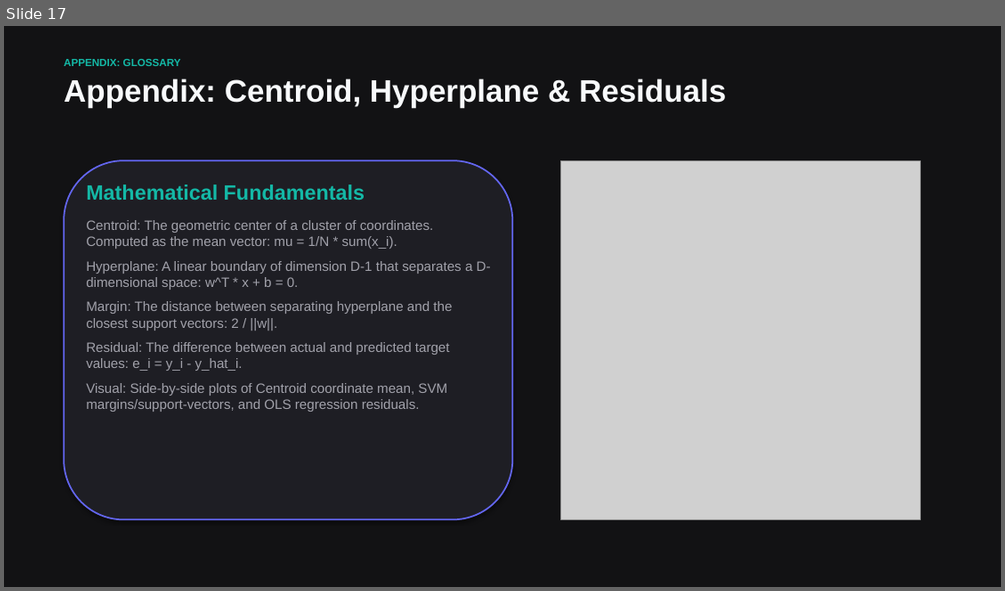
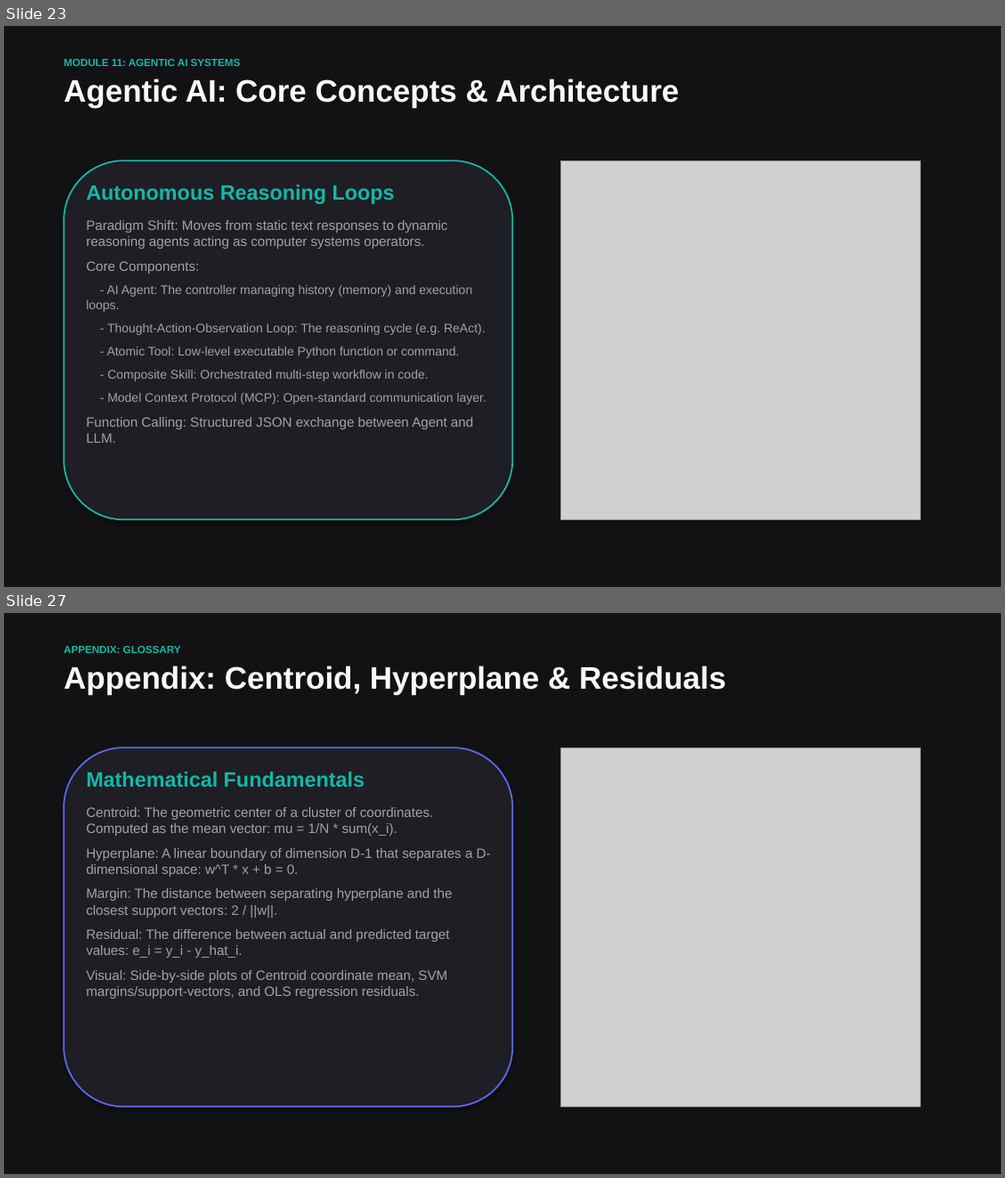
Before and after one commit to vdonthireddy/ai-course, a slide deck: machine_learning_fundamentals.pptx. Shown one above the other, each under a label of ours: slide 17 before the commit, slides 23 and 27 after it; the slides between them are not shown. The pictures are 1005x591 and 1005x1178 pixels, drawn with LibreOffice and Linux fonts; fonts in the diff are those of the drawing; grey boxes stand for pictures. Boxes give left, top, right and bottom in pixels: in the first picture for what was removed or moved away, otherwise in the second. Text is boxed around its words. In the diff, an @@ line names an element or a change of style, - is before the commit and + after.

Commit message:
Expand ML fundamentals presentation with Deep Learning and Agentic AI slides

```diff
--- a/machine_learning_fundamentals.pptx
+++ b/machine_learning_fundamentals.pptx
@@ slide 23 added at box(4, 26, 1001, 587), background #121214 @@
@@ text added at box(64, 59, 241, 66), 10 pt, text #14B8A6, bold @@
+MODULE 11: AGENTIC AI SYSTEMS
@@ text added at box(64, 79, 679, 108), 30 pt, text #F8FAFC, bold @@
+Agentic AI: Core Concepts & Architecture
@@ rounded rectangle added at box(64, 160, 512, 520), fill #1E1E24, outline #14B8A6 1.5 pt @@
@@ text added at box(86, 184, 486, 443), 12 pt, text #A1A1AA @@
+Autonomous Reasoning Loops
+Paradigm Shift: Moves from static text responses to dynamic reasoning agents acting as computer systems operators.
+Core Components:
+- AI Agent: The controller managing history (memory) and execution loops.
+- Thought-Action-Observation Loop: The reasoning cycle (e.g. ReAct).
+- Atomic Tool: Low-level executable Python function or command.
+- Composite Skill: Orchestrated multi-step workflow in code.
+- Model Context Protocol (MCP): Open-standard communication layer.
+Function Calling: Structured JSON exchange between Agent and LLM.
@@ picture added at box(561, 160, 920, 520) @@
@@ what was slide 17 is now slide 27 @@
```
Also in this commit, not shown: 6 slides changed, 9 other slides added, 2 other files.
